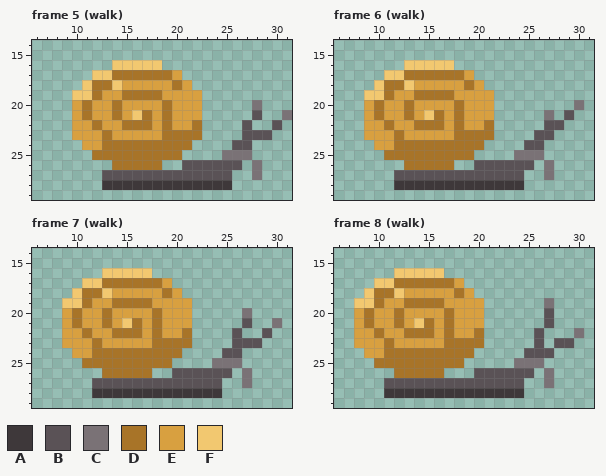
Two versions of one pixel-art file, Assets/Animales/caracol_de_mas_afuera.aseprite. The first picture shows the starting point.
32x32 pixels, 8 frames. Colours within 5 levels of each other are drawn and written as one. Shown: frame 5 (walk): x 6..31, y 14..29; frame 6 (walk): x 6..31, y 14..29; frame 7 (walk): x 6..31, y 14..29; frame 8 (walk): x 6..31, y 14..29. The commit also changed other frames, which this record leaves out.
Palette (. is transparent): A #3e383a  B #5a5256  C #7a7276  D #a87428  E #d8a040  F #f2c870
Pixels before, frame 5 (walk), first column x 10:
16 ....FFFFF.............
17 ..FFDDDDDDE...........
18 .FDDFEEEEEDE..........
19 FFDEEDDDDEEEE.........
20 EDEEDEEEEDEEE.....C...
21 EDEEDEFDEDEEE.....B..C
22 EEDEEDDDEDEED....B..B.
23 EEEDEEEEEDDDD....BBB..
24 .EEDDDDDDDDD....BB....
25 ..DDDDDDDDD....CCC....
26 ....DDDDD..BBBBBB.C...
27 ...BBBBBBBBBBBBB..C...
28 ...AAAAAAAAAAAAA......
Pixels before, frame 6 (walk), first column x 9:
16 ....FFFFF.............
17 ..FFDDDDDDE...........
18 .FDDFEEEEEDE..........
19 FFDEEDDDDEEEE.........
20 EDEEDEEEEDEEE........C
21 EDEEDEFDEDEEE.....C.B.
22 EEDEEDDDEDEED.....BB..
23 EEEDEEEEEDDDD....BB...
24 .EEDDDDDDDDD....BB....
25 ..DDDDDDDDD....CCC....
26 ....DDDDD..BBBBBB.C...
27 ...BBBBBBBBBBBBB..C...
28 ...AAAAAAAAAAAAA......
Pixels before, frame 7 (walk), first column x 9:
16 ....FFFFF.............
17 ..FFDDDDDDE...........
18 .FDDFEEEEEDE..........
19 FFDEEDDDDEEEE.........
20 EDEEDEEEEDEEE.....C...
21 EDEEDEFDEDEEE.....B..C
22 EEDEEDDDEDEED....B..B.
23 EEEDEEEEEDDDD....BBB..
24 .EEDDDDDDDDD....BB....
25 ..DDDDDDDDD....CCC....
26 ....DDDDD..BBBBBB.C...
27 ...BBBBBBBBBBBBB..C...
28 ...AAAAAAAAAAAAA......
Pixels before, frame 8 (walk), first column x 8:
16 ....FFFFF..............
17 ..FFDDDDDDE............
18 .FDDFEEEEEDE...........
19 FFDEEDDDDEEEE......C...
20 EDEEDEEEEDEEE......B...
21 EDEEDEFDEDEEE......B...
22 EEDEEDDDEDEED.....B...C
23 EEEDEEEEEDDDD.....B.BB.
24 .EEDDDDDDDDD.....BBB...
25 ..DDDDDDDDD.....CCC....
26 ....DDDDD...BBBBBB.C...
27 ...BBBBBBBBBBBBBB..C...
28 ...AAAAAAAAAAAAAA......
New version:
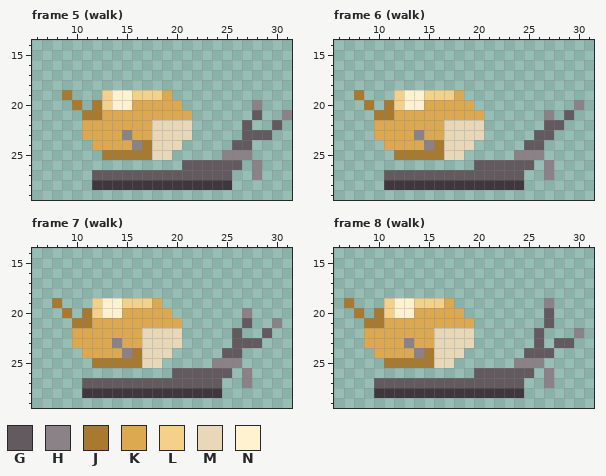
Colours new in this view: G #625a5e  H #8a8286  J #a87a30  K #dca850  L #f4d088  M #e8d8b8  N #fff2d0
What changed:
Changed rows in their new state; - is an unchanged pixel.
Frame 5 (walk):
first column x 9:
16 -----.....-------------
17 ---.........-----------
18 --...........----------
19 J...LNNLLLK...---------
20 -J.JLNNKKKKK..-----H---
21 -.JJKKKKKKKKK.-----G--H
22 -.KKKKKKKMMMM.----G--G-
23 -.KKKKHKKMMMM.----GGG--
24 --.KKKKHJMMM.----GG----
25 ---.JJJJJMM.----HHH----
26 -----.....--GGGGGG-H---
27 ---GGGGGGGGGGGGGG--H---
28 ---A-------------------
Frame 6 (walk):
first column x 8:
16 -----.....-------------
17 ---.........-----------
18 --...........----------
19 J...LNNLLLK...---------
20 -J.JLNNKKKKK..--------H
21 -.JJKKKKKKKKK.-----H-G-
22 -.KKKKKKKMMMM.-----GG--
23 -.KKKKHKKMMMM.----GG---
24 --.KKKKHJMMM.----GG----
25 ---.JJJJJMM.----HHH----
26 -----.....--GGGGGG-H---
27 ---GGGGGGGGGGGGGG--H---
28 ---A-------------------
Frame 7 (walk):
first column x 8:
16 -----.....-------------
17 ---.........-----------
18 --...........----------
19 J...LNNLLLK...---------
20 -J.JLNNKKKKK..-----H---
21 -.JJKKKKKKKKK.-----G--H
22 -.KKKKKKKMMMM.----G--G-
23 -.KKKKHKKMMMM.----GGG--
24 --.KKKKHJMMM.----GG----
25 ---.JJJJJMM.----HHH----
26 -----.....--GGGGGG-H---
27 ---GGGGGGGGGGGGGG--H---
28 ---A-------------------
Frame 8 (walk):
first column x 7:
16 -----.....--------------
17 ---.........------------
18 --...........-----------
19 J...LNNLLLK...------H---
20 -J.JLNNKKKKK..------G---
21 -.JJKKKKKKKKK.------G---
22 -.KKKKKKKMMMM.-----G---H
23 -.KKKKHKKMMMM.-----G-GG-
24 --.KKKKHJMMM.-----GGG---
25 ---.JJJJJMM.-----HHH----
26 -----.....---GGGGGG-H---
27 ---GGGGGGGGGGGGGGG--H---
28 ---A--------------------
Pixel boxes of the changes (left, top, right, bottom) in both pictures:
changed: (62, 60, 292, 190)
changed: (354, 60, 584, 190)
changed: (52, 268, 282, 398)
changed: (344, 268, 584, 398)
